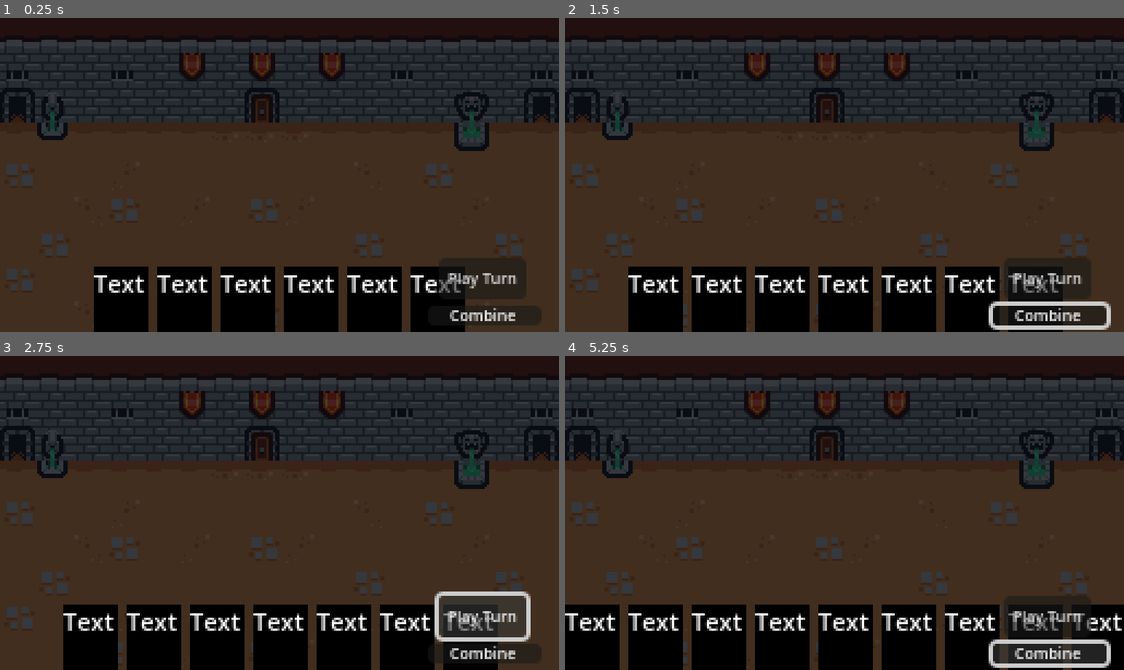
Above: before the commit, frames 1-4 (two rows, left to right).
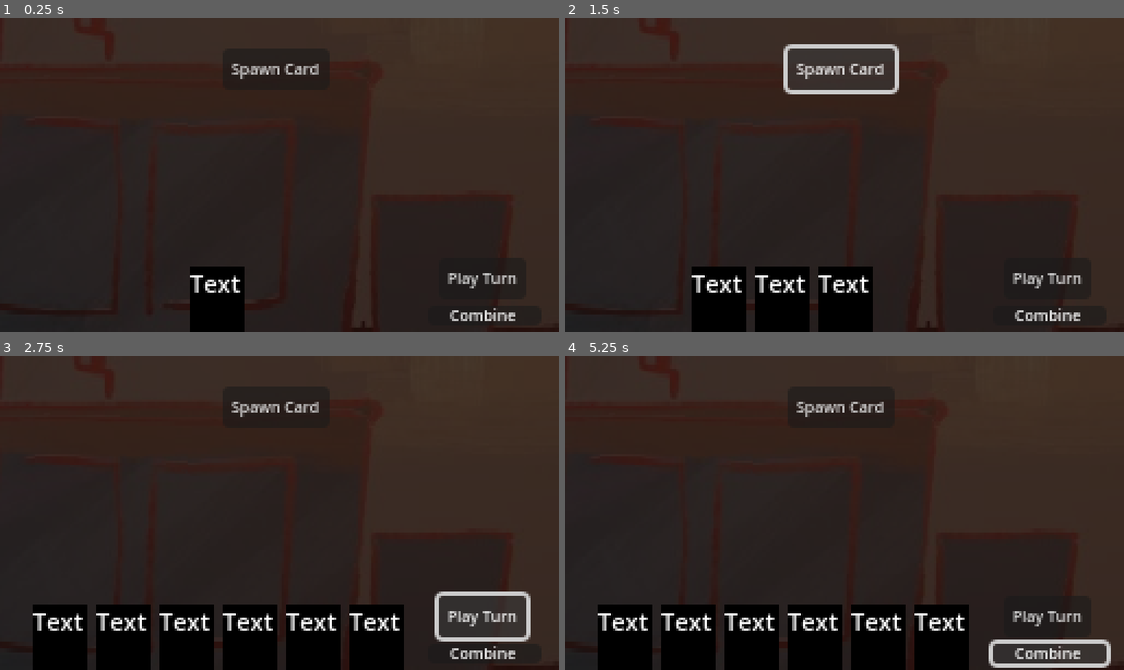
Above: after the commit, the same moments.

Repository: g6no/GamejamZDM2024
Game: Godot game, scene res://main.tscn
Two runs of this game, one before a commit and one after it. Both use one fixed random seed, a clock stepped at 60 frames per second and the inputs below.
Inputs (mouse positions are in pixels of both pictures, inside the frame that each line leads up to):
- Up to frame 1 (0.25 s): no input
- Up to frame 2 (1.5 s): click "Combine" at 0.5 s; click (838, 68) at 1.25 s, where only the run after the commit has a clickable "Spawn Card"
- Up to frame 3 (2.75 s): click "Play Turn" at 2 s
- Up to frame 4 (5.25 s): click "Play Turn" at 2.75 s; click "Combine" at 3.5 s; click (838, 406) at 4.25 s, where only the run after the commit has a clickable "Spawn Card"; click "Combine" at 5 s

The runs differ from the first frame. In frame 1, 54% of the frame differs, in the area x 0-100%, y 0-100%; in frame 2, 50%; in frame 3, 48%; in frame 4, 49%.
Error after the commit: Invalid call to function 'spawn_card' in base 'HBoxContainer (Hand.gd)'. Expected 1 arguments. (res://main.gd:38)

Commit message:
Push before breaking the game

Diff:
--- /dev/null
+++ b/Cards.gd
@@ -0,0 +1,22 @@
+extends Node
+class_name Cards
+
+enum types {BOOSTER, INGREDIENT, DISH}
+@export var card : String
+@export var card_type: types
+@export var image_path : String
+@export var base_points : int
+@export var effect : String
+@export var possible_combinations: Dictionary
+
+func _init(card: String = "", card_type: types = types.INGREDIENT, image_path: String = "", base_points: int = 0, effect: String = "", possible_combinations: Dictionary = {}):
+	self.card = card
+	self.card_type = card_type
+	self.image_path = image_path
+	self.base_points = base_points
+	self.effect = effect
+	self.possible_combinations = possible_combinations
+
+func _ready():
+	var image_text = load(self.image_path)
+	$CardImage.texture = image_text
--- a/Hand.gd
+++ b/Hand.gd
@@ -1,11 +1,45 @@
 extends HBoxContainer
 @onready var card_list: Array = []
+var card_names: Array = []
+
 const card_scene = preload("res://card.tscn")
+enum types {BOOSTER, INGREDIENT, DISH}
+var ingredients = [
+	{"card": "Salt", "card_type": types.BOOSTER,"image_path": "", "base_points": 5, "effect": "","possible_combinations": [], "description": "Base Points: 15"},
+	{"card": "Spice mix", "card_type": types.BOOSTER,"image_path": "", "base_points": 0, "effect": "","possible_combinations": [],"description": "Base Points: 15"},  # No base points, effect modifies other cards
+	{"card": "Garlic", "card_type": types.BOOSTER,"image_path": "", "base_points": 5, "effect": "","possible_combinations": [], "description": "Base Points: 15"},
+	{"card": "Oil", "card_type": types.BOOSTER,"image_path": "", "base_points": 10, "effect": "","possible_combinations": [], "description": "Base Points: 15"},
+	{"card": "Chicken", "card_type": types.INGREDIENT,"image_path": "", "base_points": -10, "effect": "","possible_combinations": [], "description": "Base Points: 15"},
+	{"card": "Meat", "card_type": types.INGREDIENT,"image_path": "", "base_points": -10, "effect": "","possible_combinations": [], "description": "Base Points: 15"},
+	{"card": "Zubaidi", "card_type": types.INGREDIENT, "image_path": "", "base_points": -10, "effect": "","possible_combinations": [], "description": "Base Points: 15"},
+	{"card": "Wheat grains", "card_type": types.INGREDIENT,"image_path": "", "base_points": -5, "effect": "","possible_combinations": [], "description": "Base Points: 15"},
+	{"card": "Rice", "card_type": types.INGREDIENT,"image_path": "", "base_points": -5, "effect": "","possible_combinations": [], "description": "Base Points: 15"},
+	{"card": "Onions", "card_type": types.INGREDIENT,"image_path": "", "base_points": -5, "effect": "","possible_combinations": [], "description": "Base Points: 15"},
+	{"card": "Tomatoes", "card_type": types.INGREDIENT,"image_path": "", "base_points": -5, "effect": "","possible_combinations": [], "description": "Base Points: 15"},
+	{"card": "Greens", "card_type": types.INGREDIENT,"image_path": "", "base_points": -5, "effect": "","possible_combinations": [], "description": "Base Points: 15"},
+	{"card": "Dates", "card_type": types.DISH,"image_path": "", "base_points": 15, "effect": "","possible_combinations": [], "description": "Base Points: 15"}  # Bonus card, no base points when played
+]
+
+var dishes = [
+	{"card": "Machboos Meat", "card_type": types.DISH,"image_path": "", "base_points": 20, "effect": "", "description": "Base Points: 15"},
+	{"card": "Daqoos", "card_type": types.DISH,"image_path": "", "base_points": 15, "effect": "", "description": "Base Points: 15"},
+	{"card": "Machboos Chicken", "card_type": types.DISH,"image_path": "", "base_points": 20, "effect": "", "description": "Base Points: 15"},
+	{"card": "Mutabaq Zubaidi", "card_type": types.DISH,"image_path": "", "base_points": 20, "effect": "", "description": "Base Points: 15"},
+	{"card": "Yereesh", "card_type": types.DISH,"image_path": "", "base_points": 25, "effect": "", "description": "Base Points: 15"},
+	{"card": "Harees", "card_type": types.DISH,"image_path": "", "base_points": 25, "effect": "", "description": "Base Points: 15"},
+	{"card": "Salad", "card_type": types.DISH,"image_path": "", "base_points": 10, "effect": "", "description": "Base Points: 15"},
+	{"card": "Failed Food", "card_type": types.DISH,"image_path": "", "base_points": 2, "effect": "", "description": "Base Points: 15"},
+]
 #@onready var number : int = 0
 #static var my_variable := true
 # Called when the node enters the scene tree for the first time.
 func _ready():
-	pass # Replace with function body.
+	for i in range(6):
+		var ingredient = ingredients.pick_random()
+		print(ingredient)
+		spawn_card(i)
+		await get_tree().create_timer(0.5).timeout
+
 
 
 ## Called every frame. 'delta' is the elapsed time since the previous frame.
@@ -20,6 +54,8 @@
 func _on_card_add_card_to_list(card):
 	print("Added card")
 	card_list.append(card)
+	card_names.append(card.card)
+	print(card_names)
 	print(card_list)
 
 func get_num(card):
@@ -36,6 +72,10 @@
 	print("Card removed")
 	check_index()
 
+func check_combinations():
+	if card_list[0].card_type == types.BOOSTER or card_list[0].card_type == types.BOOSTER and (card_list[0].card_type != card_list[1].card_type != types.BOOSTER) and not ("dates" in card_names):
+		pass
+
 func check_index():
 	for child in get_children():
 		if get_num(child) != child.index:
@@ -43,13 +83,32 @@
 			child.set_number(child.index)
 
 func combine_cards():
-	for card in card_list:
-		card.queue_free()
-	card_list.clear()
+	if len(card_list) == 2:
+		for card in card_list:
+			card.queue_free()
+		card_list.clear()
+		var new_card = card_scene.instantiate()
+		new_card.add_card_to_list.connect(_on_card_add_card_to_list)
+		new_card.remove_card_from_list.connect(_on_card_remove_card_from_list)
+		self.add_child(new_card)
+
+func _on_combine_pressed():
+	combine_cards()
+#func set_card_attributes(card_: String, card_type_:
+	#types, image_path_: String, base_points_: int,
+	#effect_: String, possible_combinations_: Dictionary,
+	#description_ : String):
+func spawn_card(i):
 	var new_card = card_scene.instantiate()
 	new_card.add_card_to_list.connect(_on_card_add_card_to_list)
 	new_card.remove_card_from_list.connect(_on_card_remove_card_from_list)
+	new_card.set_card_attributes(
+		ingredients[i]["card"],
+		ingredients[i]["card_type"],
+		ingredients[i]["image_path"],
+		ingredients[i]["base_points"],
+		ingredients[i]["effect"],
+		ingredients[i]["possible_combinations"],
+		ingredients[i]["description"],
+	)
 	self.add_child(new_card)
-
-func _on_combine_pressed():
-	combine_cards()
--- a/card.gd
+++ b/card.gd
@@ -6,11 +6,47 @@
 @onready var added : bool = false
 @onready var num_text : Label = $Num
 @onready var cur_state = State.BASE
+@onready var card_image : TextureRect = $CardImage
+@onready var description_cont : CenterContainer = $DescriptionContainter
 #@onready var targets: Array[Node] = []
+enum types {BOOSTER, INGREDIENT, DISH}
+@export var card : String
+@export var card_type: types
+@export var image_path : String
+@export var base_points : int
+@export var effect : String
+@export var possible_combinations: Array
+@export var description: String
+
 
 var parent
 var index
 var card_area
+
+#var cards = [
+	#{"card": "Salt", "card_type": types.BOOSTER,"image_path": "", "base_points": 5, "effect": ""},
+	#{"card": "Spice mix", "card_type": types.BOOSTER,"image_path": "", "base_points": 0, "effect": ""},  # No base points, effect modifies other cards
+	#{"card": "Garlic", "card_type": types.BOOSTER,"image_path": "", "base_points": 5, "effect": ""},
+	#{"card": "Oil", "card_type": types.BOOSTER,"image_path": "", "base_points": 10, "effect": ""},
+	#{"card": "Chicken", "card_type": types.INGREDIENT,"image_path": "", "base_points": -10, "effect": ""},
+	#{"card": "Meat", "card_type": types.INGREDIENT,"image_path": "", "base_points": -10, "effect": ""},
+	#{"card": "Zubaidi", "card_type": types.INGREDIENT, "image_path": "", "base_points": -10, "effect": ""},
+	#{"card": "Wheat grains", "card_type": types.INGREDIENT,"image_path": "", "base_points": -5, "effect": ""},
+	#{"card": "Rice", "card_type": types.INGREDIENT,"image_path": "", "base_points": -5, "effect": ""},
+	#{"card": "Onions", "card_type": types.INGREDIENT,"image_path": "", "base_points": -5, "effect": ""},
+	#{"card": "Tomatoes", "card_type": types.INGREDIENT,"image_path": "", "base_points": -5, "effect": ""},
+	#{"card": "Greens", "card_type": types.INGREDIENT,"image_path": "", "base_points": -5, "effect": ""},
+	#{"card": "Machboos Meat", "card_type": types.DISH,"image_path": "", "base_points": 20, "effect": ""},
+	#{"card": "Daqoos", "card_type": types.DISH,"image_path": "", "base_points": 15, "effect": ""},
+	#{"card": "Machboos Chicken", "card_type": types.DISH,"image_path": "", "base_points": 20, "effect": ""},
+	#{"card": "Mutabaq Zubaidi", "card_type": types.DISH,"image_path": "", "base_points": 20, "effect": ""},
+	#{"card": "Yereesh", "card_type": types.DISH,"image_path": "", "base_points": 25, "effect": ""},
+	#{"card": "Harees", "card_type": types.DISH,"image_path": "", "base_points": 25, "effect": ""},
+	#{"card": "Salad", "card_type": types.DISH,"image_path": "", "base_points": 10, "effect": ""},
+	#{"card": "Failed Food", "card_type": types.DISH,"image_path": "", "base_points": 2, "effect": ""},
+	#{"card": "Dates", "card_type": types.BOOSTER,"image_path": "", "base_points": 15, "effect": ""}  # Bonus card, no base points when played
+#]
+
 var dragging: bool = false
 var original_position: Vector2
 
@@ -26,10 +62,20 @@
 enum State {BASE, CLICKED, DRAGGING, RELEASED}
 
 #@onready var card_list: Array = []
+#func _init(card: String = "", card_type: types = types.INGREDIENT, image_path: String = "", base_points: int = 0, effect: String = "", possible_combinations: Dictionary = {}):
+	#self.card = card
+	#self.card_type = card_type
+	#self.image_path = image_path
+	#self.base_points = base_points
+	#self.effect = effect
+	#self.possible_combinations = possible_combinations
+
 
 ## Called when the node enters the scene tree for the first time.
 func _ready():
 	parent = get_parent()
+	var image_text = load(self.image_path)
+	card_image.texture = image_text
 #
 #
 ## Called every frame. 'delta' is the elapsed time since the previous frame.
@@ -39,11 +85,13 @@
 
 func _on_mouse_entered():
 	hovered = true
+	description_cont.visible = true
 
 
 
 func _on_mouse_exited():
 	hovered = false
+	description_cont.visible = false
 
 
 
@@ -52,20 +100,22 @@
 	if event is InputEventMouseButton:
 		var  threshold_timer := get_tree().create_timer(threshold_time, false)
 		threshold_timer.timeout.connect(func(): can_change = true)
-		if confirm and hovered and not parent.is_added(self) and cur_state == State.BASE:
-			print(position)
-			cur_state = State.CLICKED
-			add_card_to_list.emit(self)
-			added = true
-			#var num = parent.get_num(self)
-			#print(num)
-			index = parent.get_num(self)
-			print("The index is " + str(index))
-			set_number(index)
+		#print(len(parent.card_list))
+		if confirm and hovered and not parent.is_added(self) and cur_state == State.BASE and len(parent.card_list) < 2:
 			dragging = true
 			original_position = position
+			if get_parent() == parent:
+				print(position)
+				cur_state = State.CLICKED
+				add_card_to_list.emit(self)
+				added = true
+				#var num = parent.get_num(self)
+				#print(num)
+				index = parent.get_num(self)
+				print("The index is " + str(index))
+				set_number(index)
 
-		elif confirm and hovered and parent.is_added(self):
+		elif confirm and hovered and parent.is_added(self) and get_parent() == parent:
 			cur_state = State.BASE
 			print("Shitty Code")
 			remove_card_from_list.emit(self)
@@ -74,9 +124,11 @@
 		else:
 			cur_state = State.BASE
 			dragging = false
-			if card_area:
+			if card_area and card_area.get_child_count() == 0:
 				self.reparent(card_area)
 				position = Vector2.ZERO
+				remove_card_from_list.emit(self)
+				set_number("")
 			else:
 				self.reparent(parent)
 				if not original_position:
@@ -113,3 +165,12 @@
 	if area is CardDropArea:
 		card_area = null
 		#print("No Card Area")
+
+func set_card_attributes(card_: String, card_type_: types, image_path_: String, base_points_: int, effect_: String, possible_combinations_: Array, description_ : String):
+	card = card_
+	card_type = card_type_
+	image_path = image_path_
+	base_points = base_points_
+	effect = effect_
+	possible_combinations = possible_combinations_
+	description = description_
--- a/card.tscn
+++ b/card.tscn
@@ -57,6 +57,50 @@
 position = Vector2(12.5, 15)
 shape = SubResource("RectangleShape2D_jctv7")
 
+[node name="CardTemplate" type="TextureRect" parent="."]
+layout_mode = 0
+offset_right = 25.0
+offset_bottom = 30.0
+
+[node name="CardImage" type="TextureRect" parent="."]
+layout_mode = 0
+offset_top = 8.0
+offset_right = 25.0
+offset_bottom = 30.0
+
+[node name="DescriptionContainter" type="CenterContainer" parent="."]
+visible = false
+layout_mode = 1
+anchors_preset = 5
+anchor_left = 0.5
+anchor_right = 0.5
+offset_left = -21.5
+offset_top = -41.0
+offset_right = 18.5
+offset_bottom = -1.0
+grow_horizontal = 2
+
+[node name="Description" type="Panel" parent="DescriptionContainter"]
+layout_mode = 2
+
+[node name="Label" type="Label" parent="DescriptionContainter/Description"]
+layout_mode = 1
+anchors_preset = 8
+anchor_left = 0.5
+anchor_top = 0.5
+anchor_right = 0.5
+anchor_bottom = 0.5
+offset_left = -16.0
+offset_top = -15.0
+offset_right = 16.0
+offset_bottom = 15.0
+grow_horizontal = 2
+grow_vertical = 2
+theme_override_font_sizes/font_size = 5
+text = "Elevates  the flavor of a dish"
+autowrap_mode = 2
+clip_text = true
+
 [connection signal="gui_input" from="." to="." method="_on_gui_input"]
 [connection signal="mouse_entered" from="." to="." method="_on_mouse_entered"]
 [connection signal="mouse_exited" from="." to="." method="_on_mouse_exited"]
--- a/card_drop_area.gd
+++ b/card_drop_area.gd
@@ -1,7 +1,7 @@
 class_name CardDropArea
+extends Area2D
 
-
-extends Area2D
+var occupied : bool = false
 
 
 # Called when the node enters the scene tree for the first time.
--- a/main.gd
+++ b/main.gd
@@ -1,17 +1,38 @@
 extends Node2D
 
-@onready var hand = $CanvasLayer/Hand
-# Called when the node enters the scene tree for the first time.
-func _ready():
-	pass
+@onready var card_drop1 = $CardDropArea/CardArea
+@onready var card_drop2 = $CardDropArea2/CardArea
+@onready var card_drop3 = $CardDropArea3/CardArea
+
+var point_total = 0
 
 
-# Called every frame. 'delta' is the elapsed time since the previous frame.
-func _process(delta):
-	pass
+#@onready var hand = $CanvasLayer/Hand
+#const card_scene = preload("res://card.tscn")
+## Called when the node enters the scene tree for the first time.
+#func _ready():
+	#pass
+#
+#
+## Called every frame. 'delta' is the elapsed time since the previous frame.
+#func _process(delta):
+	#pass
 
 func play_turn():
-	var points = 0
-	for child in hand.get_children():
-		points += child.points
-	print("Total points = " + str(points))
+	var card_area = [card_drop1, card_drop2, card_drop3]
+
+	for card in card_area:
+		if card.get_child_count() == 1:
+			point_total += card.get_child(0).base_points
+			# Do Effect
+	print(point_total)
+
+
+	#var points = 0
+	#for child in hand.get_children():
+		#points += child.points
+	#print("Total points = " + str(points))
+
+
+func spawn_card_in_hand():
+	$CanvasLayer/Hand.spawn_card()
--- a/main.tscn
+++ b/main.tscn
@@ -1,20 +1,18 @@
-[gd_scene load_steps=7 format=3 uid="uid://diieuopebu6kp"]
+[gd_scene load_steps=6 format=3 uid="uid://diieuopebu6kp"]
 
 [ext_resource type="Script" path="res://main.gd" id="1_r8ju2"]
-[ext_resource type="Texture2D" uid="uid://cp4iq5fd6j8be" path="res://art/background.png" id="1_wh6mw"]
 [ext_resource type="Script" path="res://Hand.gd" id="2_26ge6"]
-[ext_resource type="PackedScene" uid="uid://dfthp4fyre3ux" path="res://card.tscn" id="2_pmcxp"]
+[ext_resource type="Texture2D" uid="uid://o4r2djm016jt" path="res://art/BackgroundArt.jpeg" id="2_buyrd"]
 [ext_resource type="Script" path="res://Combine.gd" id="4_mjewf"]
 [ext_resource type="PackedScene" uid="uid://bti3x4vbxak43" path="res://card_drop_area.tscn" id="6_x2poq"]
 
 [node name="Main" type="Node2D"]
 script = ExtResource("1_r8ju2")
-metadata/_edit_lock_ = true
 
 [node name="Background" type="Sprite2D" parent="."]
 modulate = Color(0.278431, 0.278431, 0.278431, 1)
 position = Vector2(128, 72)
-texture = ExtResource("1_wh6mw")
+texture = ExtResource("2_buyrd")
 metadata/_edit_lock_ = true
 
 [node name="CanvasLayer" type="CanvasLayer" parent="."]
@@ -25,32 +23,14 @@
 anchor_top = 1.0
 anchor_right = 0.5
 anchor_bottom = 1.0
-offset_left = -75.0
+offset_left = -113.0
 offset_top = -30.0
-offset_right = 75.0
+offset_right = 57.0
 grow_horizontal = 2
 grow_vertical = 0
 mouse_filter = 2
 alignment = 1
 script = ExtResource("2_26ge6")
-
-[node name="Card" parent="CanvasLayer/Hand" instance=ExtResource("2_pmcxp")]
-layout_mode = 2
-
-[node name="Card2" parent="CanvasLayer/Hand" instance=ExtResource("2_pmcxp")]
-layout_mode = 2
-
-[node name="Card3" parent="CanvasLayer/Hand" instance=ExtResource("2_pmcxp")]
-layout_mode = 2
-
-[node name="Card4" parent="CanvasLayer/Hand" instance=ExtResource("2_pmcxp")]
-layout_mode = 2
-
-[node name="Card5" parent="CanvasLayer/Hand" instance=ExtResource("2_pmcxp")]
-layout_mode = 2
-
-[node name="Card6" parent="CanvasLayer/Hand" instance=ExtResource("2_pmcxp")]
-layout_mode = 2
 
 [node name="Combine" type="Button" parent="CanvasLayer"]
 offset_left = 196.0
@@ -68,13 +48,49 @@
 theme_override_font_sizes/font_size = 7
 text = "Combine"
 
-[node name="Button" type="Button" parent="CanvasLayer"]
+[node name="Play Turn" type="Button" parent="CanvasLayer"]
 offset_left = 201.0
 offset_top = 110.0
 offset_right = 241.0
 offset_bottom = 129.0
 theme_override_font_sizes/font_size = 7
 text = "Play Turn"
+
+[node name="Panel" type="Panel" parent="CanvasLayer"]
+visible = false
+modulate = Color(1, 0.552941, 0.984314, 1)
+anchors_preset = 15
+anchor_right = 1.0
+anchor_bottom = 1.0
+grow_horizontal = 2
+grow_vertical = 2
+
+[node name="Button" type="Button" parent="CanvasLayer/Panel"]
+layout_mode = 0
+offset_left = 101.0
+offset_top = 28.0
+offset_right = 153.0
+offset_bottom = 48.0
+theme_override_font_sizes/font_size = 8
+text = "Start Game"
+
+[node name="Button2" type="Button" parent="CanvasLayer/Panel"]
+layout_mode = 0
+offset_left = 102.0
+offset_top = 59.0
+offset_right = 154.0
+offset_bottom = 79.0
+theme_override_font_sizes/font_size = 8
+text = "Start Game"
+
+[node name="Button3" type="Button" parent="CanvasLayer/Panel"]
+layout_mode = 0
+offset_left = 101.0
+offset_top = 100.0
+offset_right = 153.0
+offset_bottom = 120.0
+theme_override_font_sizes/font_size = 8
+text = "Start Game"
 
 [node name="CardDropArea" parent="." instance=ExtResource("6_x2poq")]
 position = Vector2(38, 47)
@@ -85,17 +101,14 @@
 [node name="CardDropArea3" parent="." instance=ExtResource("6_x2poq")]
 position = Vector2(189, 48)
 
-[connection signal="add_card_to_list" from="CanvasLayer/Hand/Card" to="CanvasLayer/Hand" method="_on_card_add_card_to_list"]
-[connection signal="remove_card_from_list" from="CanvasLayer/Hand/Card" to="CanvasLayer/Hand" method="_on_card_remove_card_from_list"]
-[connection signal="add_card_to_list" from="CanvasLayer/Hand/Card2" to="CanvasLayer/Hand" method="_on_card_add_card_to_list"]
-[connection signal="remove_card_from_list" from="CanvasLayer/Hand/Card2" to="CanvasLayer/Hand" method="_on_card_remove_card_from_list"]
-[connection signal="add_card_to_list" from="CanvasLayer/Hand/Card3" to="CanvasLayer/Hand" method="_on_card_add_card_to_list"]
-[connection signal="remove_card_from_list" from="CanvasLayer/Hand/Card3" to="CanvasLayer/Hand" method="_on_card_remove_card_from_list"]
-[connection signal="add_card_to_list" from="CanvasLayer/Hand/Card4" to="CanvasLayer/Hand" method="_on_card_add_card_to_list"]
-[connection signal="remove_card_from_list" from="CanvasLayer/Hand/Card4" to="CanvasLayer/Hand" method="_on_card_remove_card_from_list"]
-[connection signal="add_card_to_list" from="CanvasLayer/Hand/Card5" to="CanvasLayer/Hand" method="_on_card_add_card_to_list"]
-[connection signal="remove_card_from_list" from="CanvasLayer/Hand/Card5" to="CanvasLayer/Hand" method="_on_card_remove_card_from_list"]
-[connection signal="add_card_to_list" from="CanvasLayer/Hand/Card6" to="CanvasLayer/Hand" method="_on_card_add_card_to_list"]
-[connection signal="remove_card_from_list" from="CanvasLayer/Hand/Card6" to="CanvasLayer/Hand" method="_on_card_remove_card_from_list"]
+[node name="Spawn" type="Button" parent="."]
+offset_left = 102.0
+offset_top = 14.0
+offset_right = 151.0
+offset_bottom = 33.0
+theme_override_font_sizes/font_size = 7
+text = "Spawn Card"
+
 [connection signal="pressed" from="CanvasLayer/Combine" to="CanvasLayer/Hand" method="_on_combine_pressed"]
-[connection signal="pressed" from="CanvasLayer/Button" to="." method="play_turn"]
+[connection signal="pressed" from="CanvasLayer/Play Turn" to="." method="play_turn"]
+[connection signal="pressed" from="Spawn" to="." method="spawn_card_in_hand"]
--- a/project.godot
+++ b/project.godot
@@ -38,5 +38,7 @@
 
 [rendering]
 
+textures/canvas_textures/default_texture_filter=0
 renderer/rendering_method="gl_compatibility"
 renderer/rendering_method.mobile="gl_compatibility"
+textures/lossless_compression/force_png=true
Binary file added: art/BackgroundArt.jpeg
Not shown, added: art/BackgroundArt.jpeg.import
